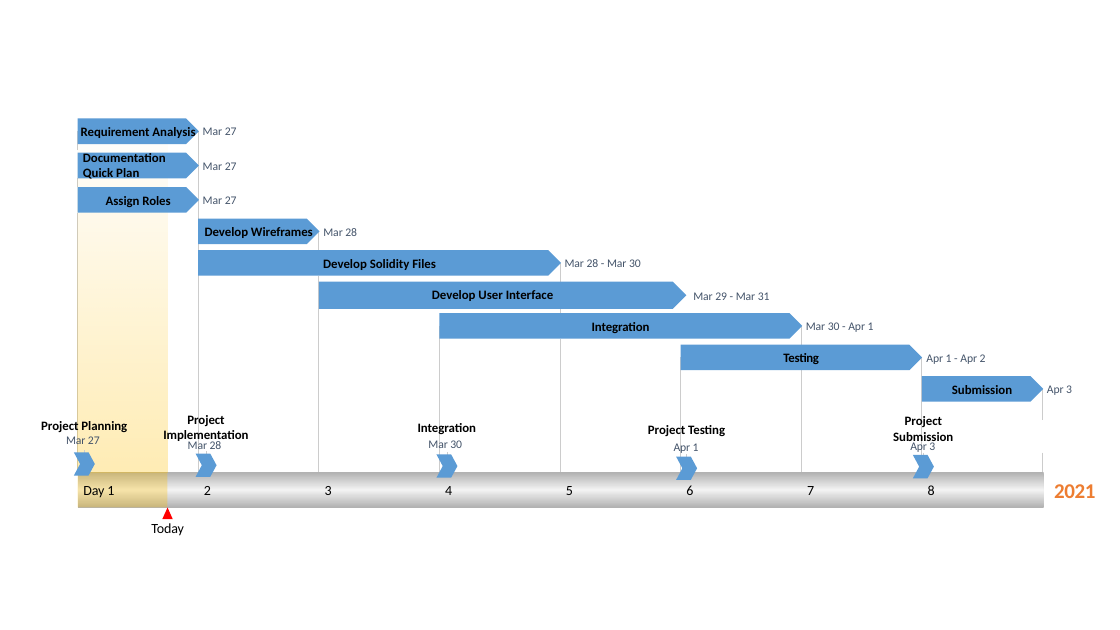
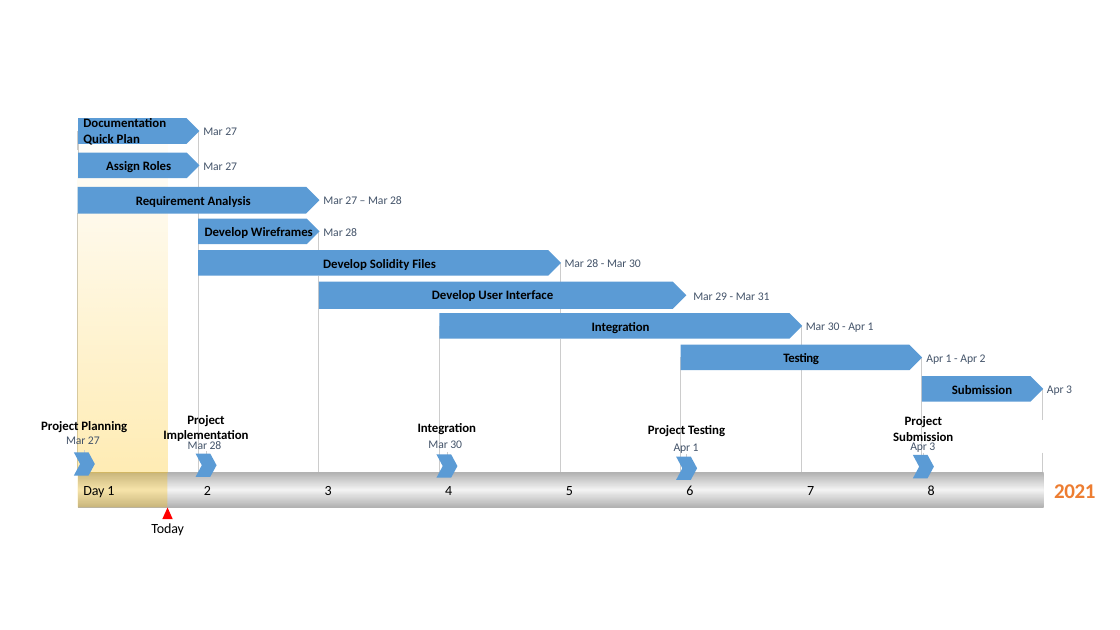
Before and after one commit to ManishReddyN/de-cent-books-dapp, a slide deck: slide 1 of Timeline BC_6.pptx. Drawn at 1120x630 pixels with LibreOffice and Linux fonts; fonts in the diff are those of the drawing. Boxes give left, top, right and bottom in pixels: in the first picture for what was removed or moved away, otherwise in the second. Text is boxed around its words. In the diff, an @@ line names an element or a change of style, - is before the commit and + after.

Commit message:
Edited Gantt and Document as per new Problem Statement

```diff
--- a/Timeline BC_6.pptx
+++ b/Timeline BC_6.pptx
@@ 4 texts, 2 pentagon arrows, 1 line: place and size @@
-4 texts, 2 pentagon arrows, 1 line at [77, 151, 237, 213]
+4 texts, 2 pentagon arrows, 1 line at [78, 117, 237, 179]
@@ line moved from (130, 166) - (77, 166) to (136, 136) - (78, 131) @@
@@ text "Requirement Analysis" rewrapped from [81, 125, 195, 140] to [136, 196, 251, 207] @@
@@ pentagon arrow: place and size @@
-pentagon arrow at [77, 118, 198, 145]
+pentagon arrow at [77, 187, 319, 213]
@@ text at [323, 196, 402, 204]: text changed @@
-Mar 27
+Mar 27 – Mar 28
```
Also in this commit, not shown: 2 other files.
